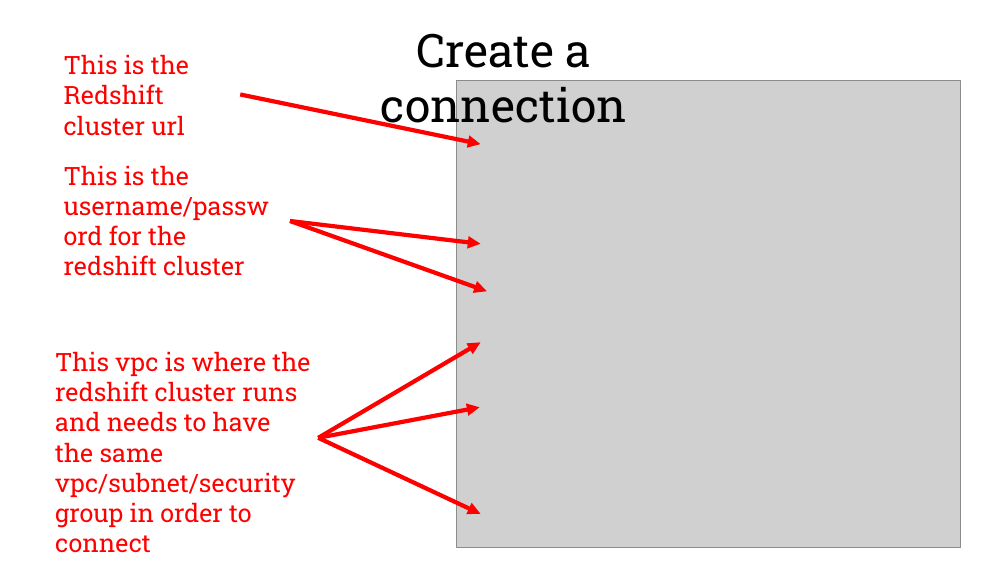
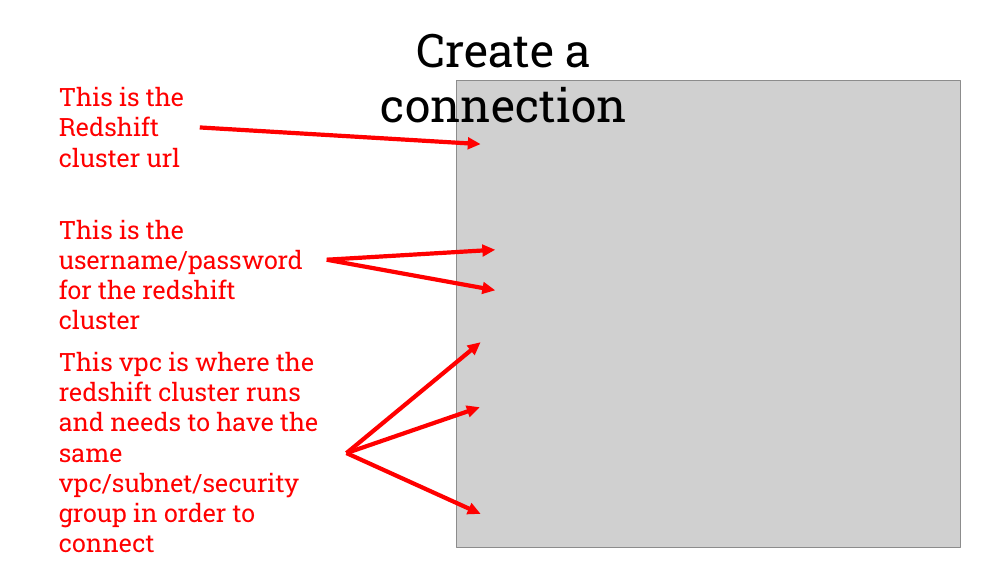
Before and after one commit to jackdsilverman/aws-glue-tutorial, a slide deck: slide 31 of glue-tutorial.pptx (slide 36 before the commit). Drawn at 1008x567 pixels with LibreOffice and Linux fonts; fonts in the diff are those of the drawing; grey boxes stand for pictures; background and template pictures are left out. Boxes give left, top, right and bottom in pixels: in the first picture for what was removed or moved away, otherwise in the second. Text is boxed around its words. In the diff, an @@ line names an element or a change of style, - is before the commit and + after.

```diff
--- a/glue-tutorial.pptx
+++ b/glue-tutorial.pptx
@@ text "This is the Redshift cluster ...": place and size @@
-text "This is the Redshift cluster ..." at <box>64,54,189,136</box>
+text "This is the Redshift cluster ..." at <box>59,86,184,168</box>
@@ arrow moved from (240, 95) - (480, 144) to (200, 128) - (480, 144) @@
@@ text "This is the username/password for ..." rewrapped from <box>64,165,269,276</box> to <box>59,219,303,330</box> @@
@@ arrow moved from (290, 221) - (480, 244) to (327, 260) - (495, 250) @@
@@ arrow moved from (290, 221) - (487, 291) to (327, 260) - (495, 290) @@
@@ text "This vpc is where the ..." rewrapped from <box>55,351,310,528</box> to <box>59,351,318,553</box> @@
@@ arrow moved from (318, 438) - (480, 343) to (346, 453) - (480, 343) @@
@@ arrow moved from (318, 438) - (479, 408) to (346, 453) - (479, 408) @@
@@ arrow moved from (318, 438) - (480, 514) to (346, 453) - (480, 514) @@
```
Also in this commit, not shown: 19 other slides changed, 1 slide added, 6 slides removed.
